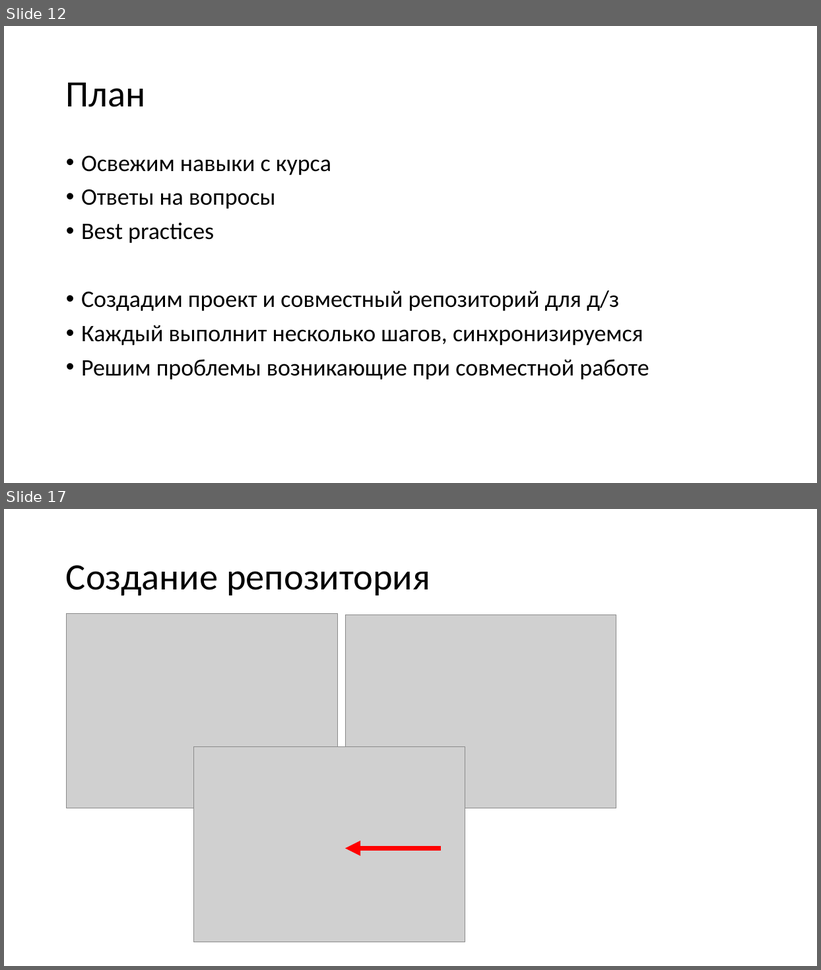
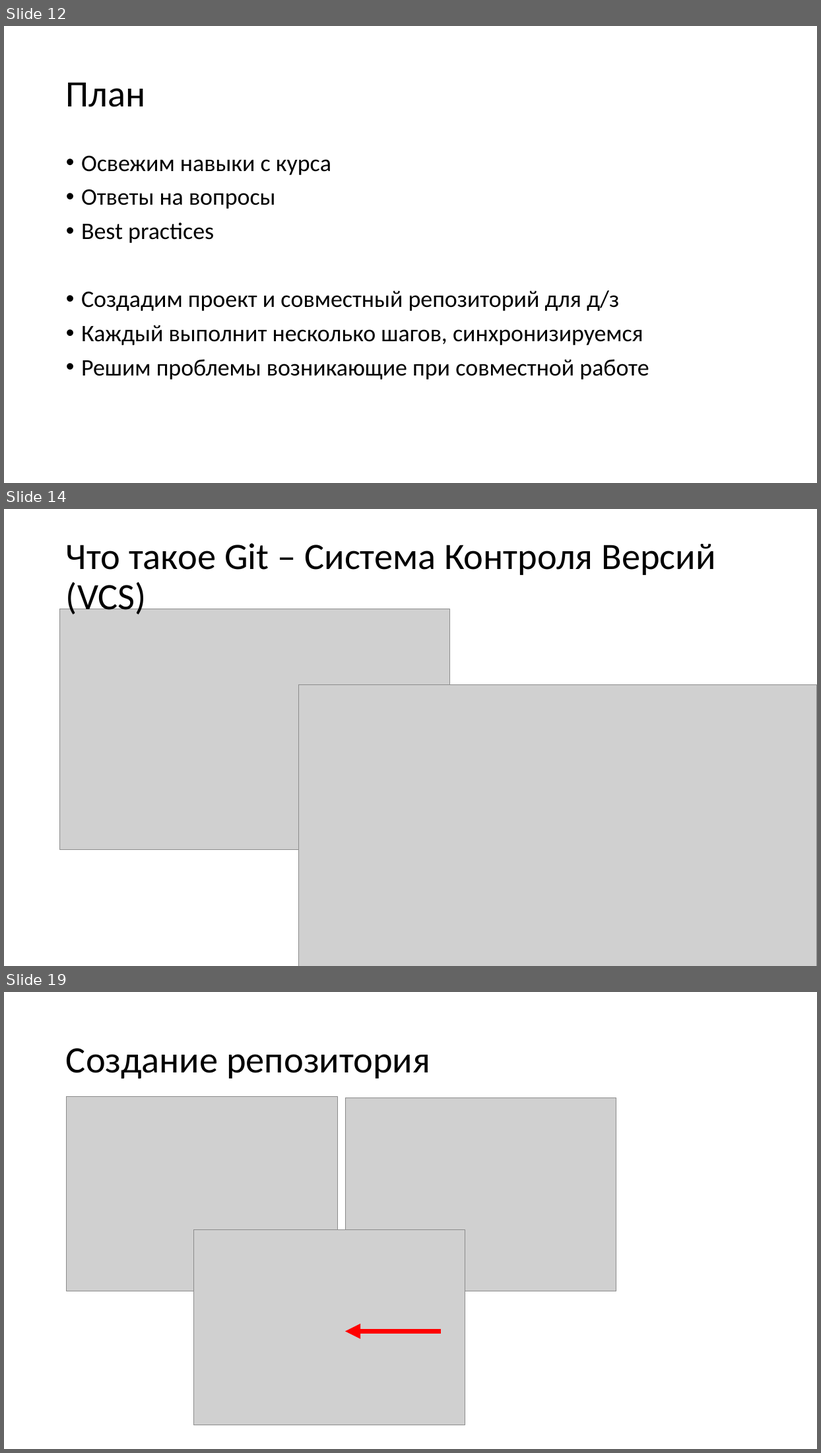
Before and after one commit to yoursdearboy/git-101, a slide deck: basic2.pptx. Shown one above the other, each under a label of ours: slides 12 and 17 before the commit, slides 12, 14 and 19 after it; the slides between them are not shown. The pictures are 821x970 and 821x1453 pixels, drawn with LibreOffice and Linux fonts; fonts in the diff are those of the drawing; grey boxes stand for pictures. Boxes give left, top, right and bottom in pixels: in the first picture for what was removed or moved away, otherwise in the second. Text is boxed around its words. In the diff, an @@ line names an element or a change of style, - is before the commit and + after.

```diff
--- a/basic2.pptx
+++ b/basic2.pptx
@@ slide 14 added at box(4, 509, 817, 966), background #FFFFFF @@
@@ title added at box(66, 543, 715, 619), 44 pt, text #000000 @@
+Что такое Git – Система Контроля Версий (VCS)
@@ picture added at box(60, 609, 450, 851) @@
@@ picture added at box(298, 685, 817, 966) @@
@@ what was slide 17 is now slide 19 @@
```
Also in this commit, not shown: 10 slides changed, 12 other slides added, 12 slides removed.
